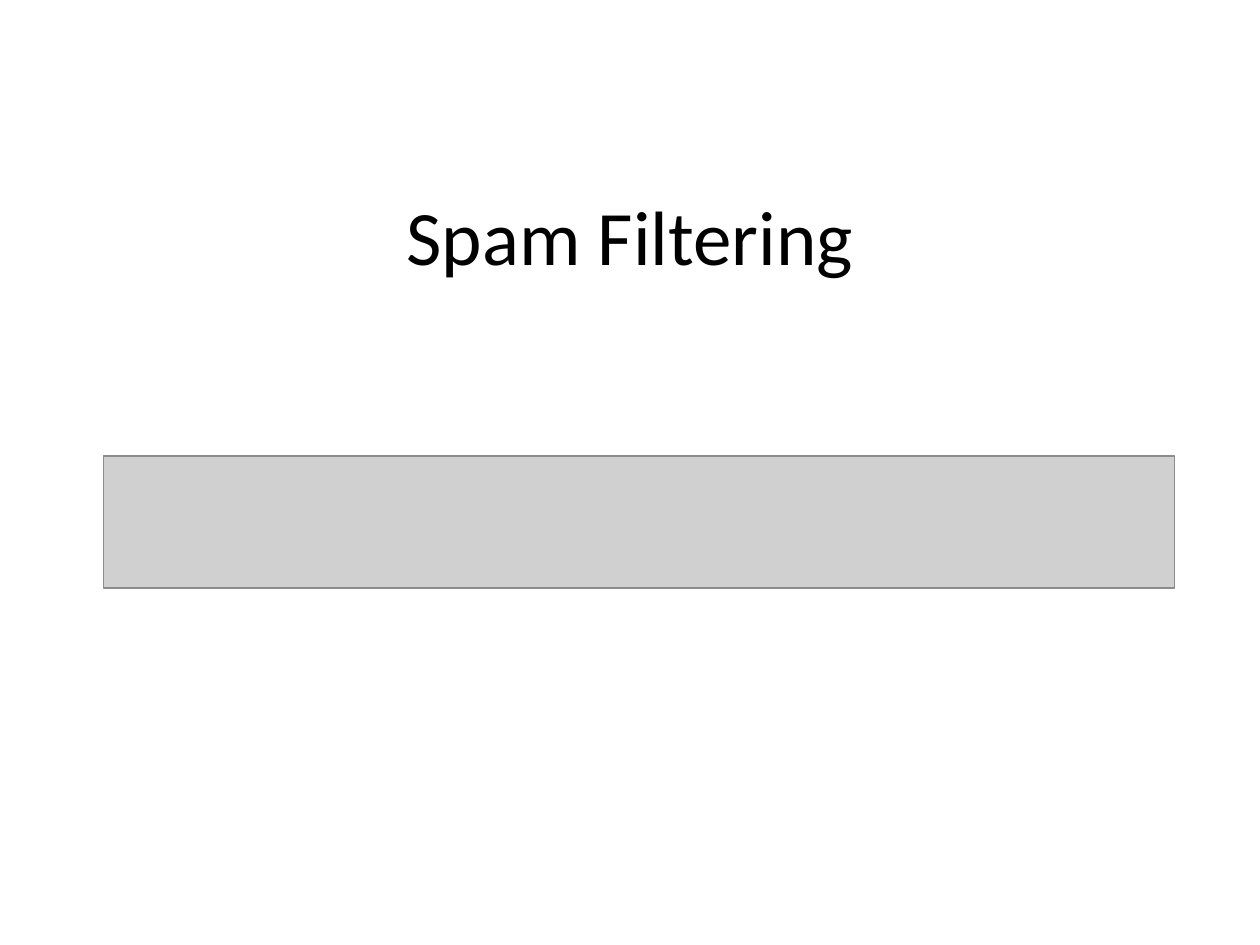
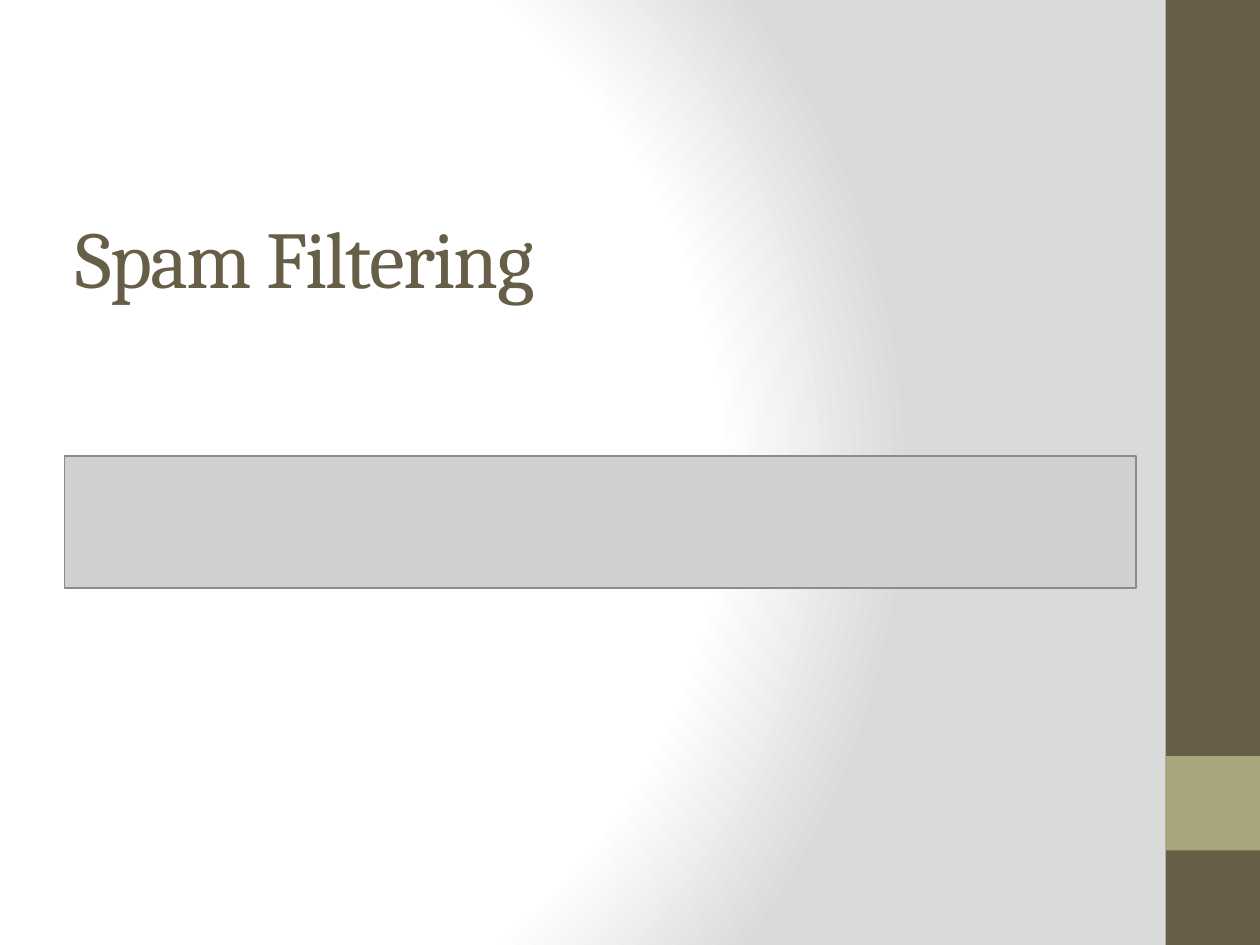
Before and after one commit to NahimNasser/django-unchained, a slide deck: slide 12 of 3-NLTK/Presentation.pptx (slide 11 before the commit). Drawn at 1260x945 pixels with LibreOffice and Linux fonts; fonts in the diff are those of the drawing; grey boxes stand for pictures. Boxes give left, top, right and bottom in pixels: in the first picture for what was removed or moved away, otherwise in the second. Text is boxed around its words. In the diff, an @@ line names an element or a change of style, - is before the commit and + after.

```diff
--- a/3-NLTK/Presentation.pptx
+++ b/3-NLTK/Presentation.pptx
@@ background #FFFFFF to gradient #FFFFFF to #DADADA @@
@@ rectangle added at (x1=1166, y1=0, x2=1260, y2=945), fill #675E47 @@
@@ title "Spam Filtering" moved from (x1=406, y1=211, x2=853, y2=279) to (x1=76, y1=232, x2=534, y2=306) @@
@@ title "Spam Filtering" at (x1=76, y1=232, x2=534, y2=306): size 44 to 46 pt, font Calibri to Cambria, text colour #000000 to #675E47, letter spacing 0 to -1 pt; alignment centre to left @@
@@ picture moved from (x1=103, y1=456, x2=1174, y2=588) to (x1=64, y1=456, x2=1135, y2=588) @@
@@ rectangle added at (x1=1166, y1=756, x2=1260, y2=850), fill #A9A57C @@
```
Also in this commit, not shown: 11 other slides changed, 2 other files.
